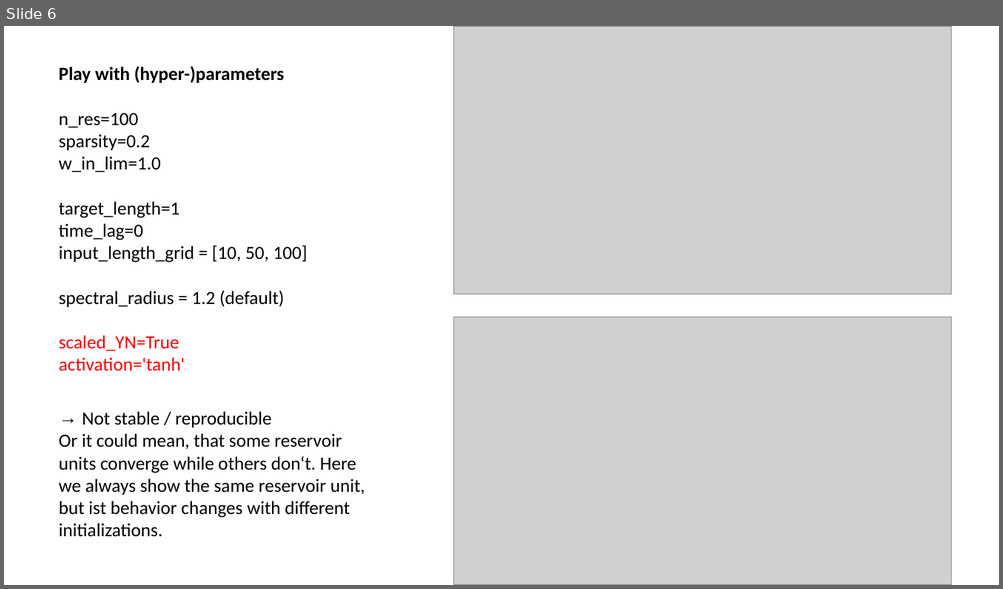
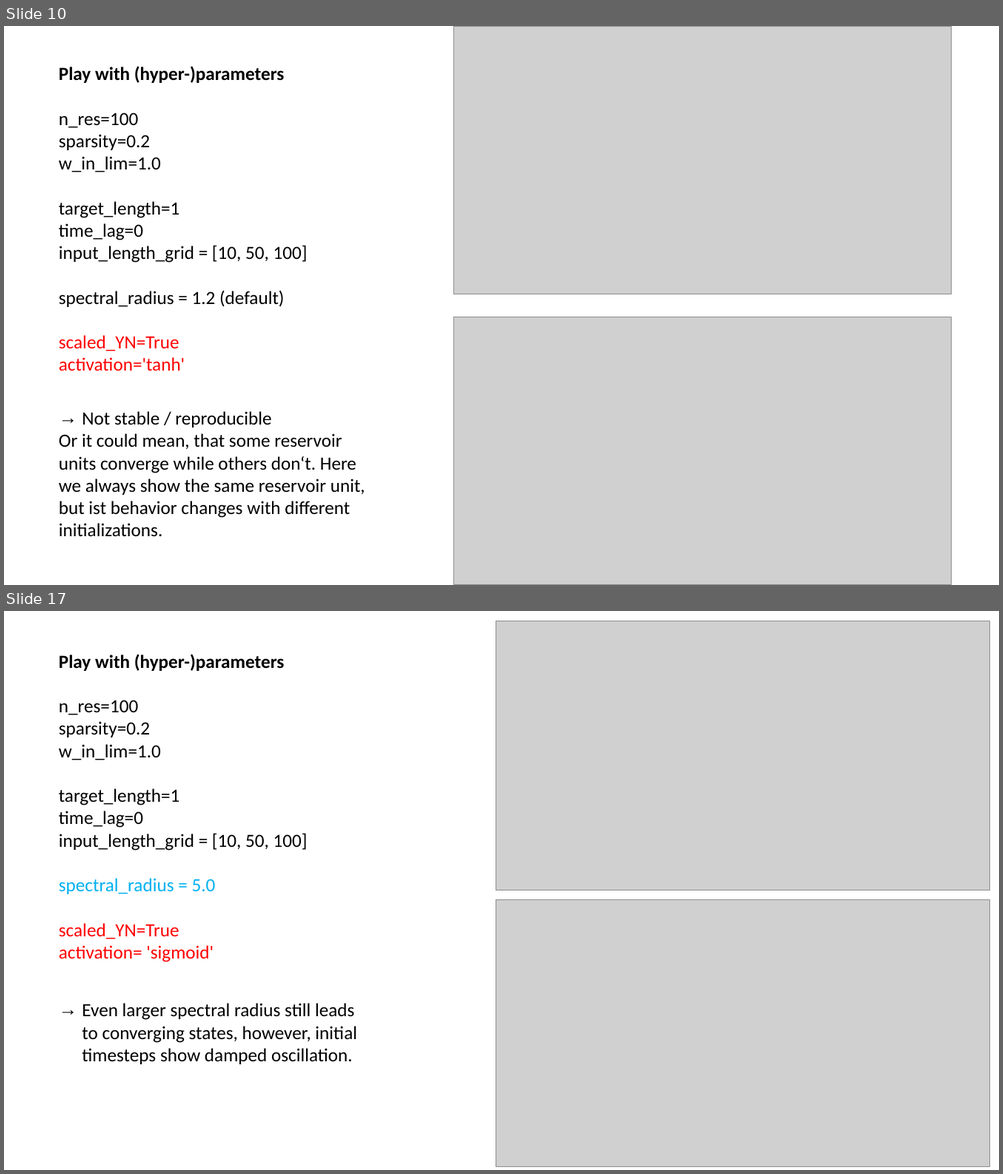
Before and after one commit to MarcoLandtHayen/EchoStateNetworks, a slide deck: ESN_exp01_BasicESN.pptx. Shown one above the other, each under a label of ours: slide 6 before the commit, slides 10 and 17 after it; the slides between them are not shown. The pictures are 1003x589 and 1003x1174 pixels, drawn with LibreOffice and Linux fonts; fonts in the diff are those of the drawing; grey boxes stand for pictures. Boxes give left, top, right and bottom in pixels: in the first picture for what was removed or moved away, otherwise in the second. Text is boxed around its words. In the diff, an @@ line names an element or a change of style, - is before the commit and + after.

```diff
--- a/ESN_exp01_BasicESN.pptx
+++ b/ESN_exp01_BasicESN.pptx
@@ slide 17 added at (4, 611, 999, 1170), background #FFFFFF @@
@@ picture added at (495, 621, 990, 891) @@
@@ text added at (59, 654, 307, 963), 18 pt, text #000000 @@
+Play with (hyper-)parameters
+n_res=100
+sparsity=0.2
+w_in_lim=1.0
+target_length=1
+time_lag=0
+input_length_grid = [10, 50, 100]
+spectral_radius = 5.0
+scaled_YN=True
+activation= 'sigmoid'
@@ picture added at (495, 900, 990, 1167) @@
@@ text added at (82, 1003, 357, 1065), 18 pt, text #000000 @@
+→ Even larger spectral radius still leads to converging states, however, initial timesteps show damped oscillation.
@@ what was slide 6 is now slide 10 @@
```
Also in this commit, not shown: 9 slides changed, 7 other slides added, 2 other files.
